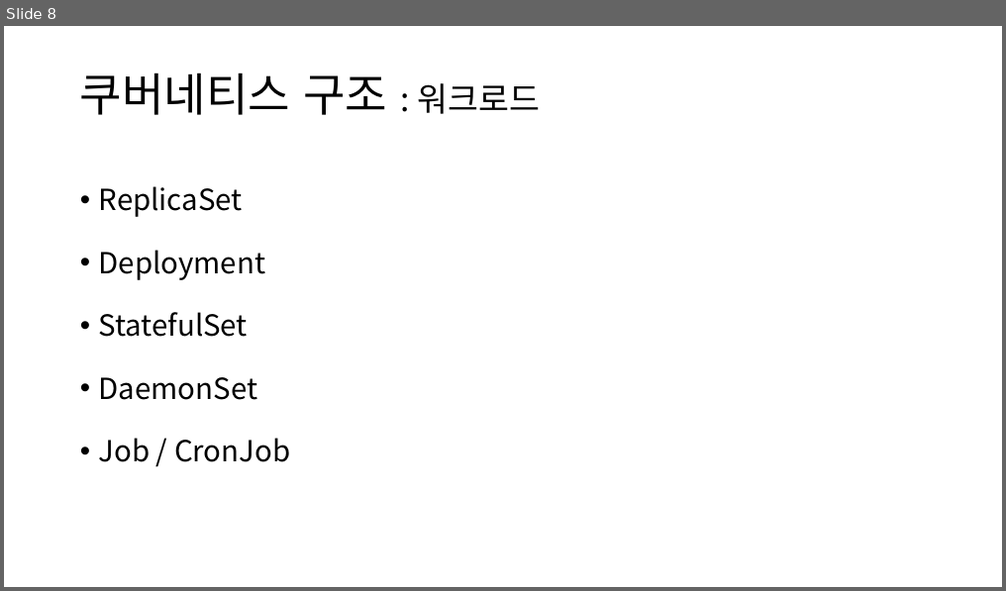
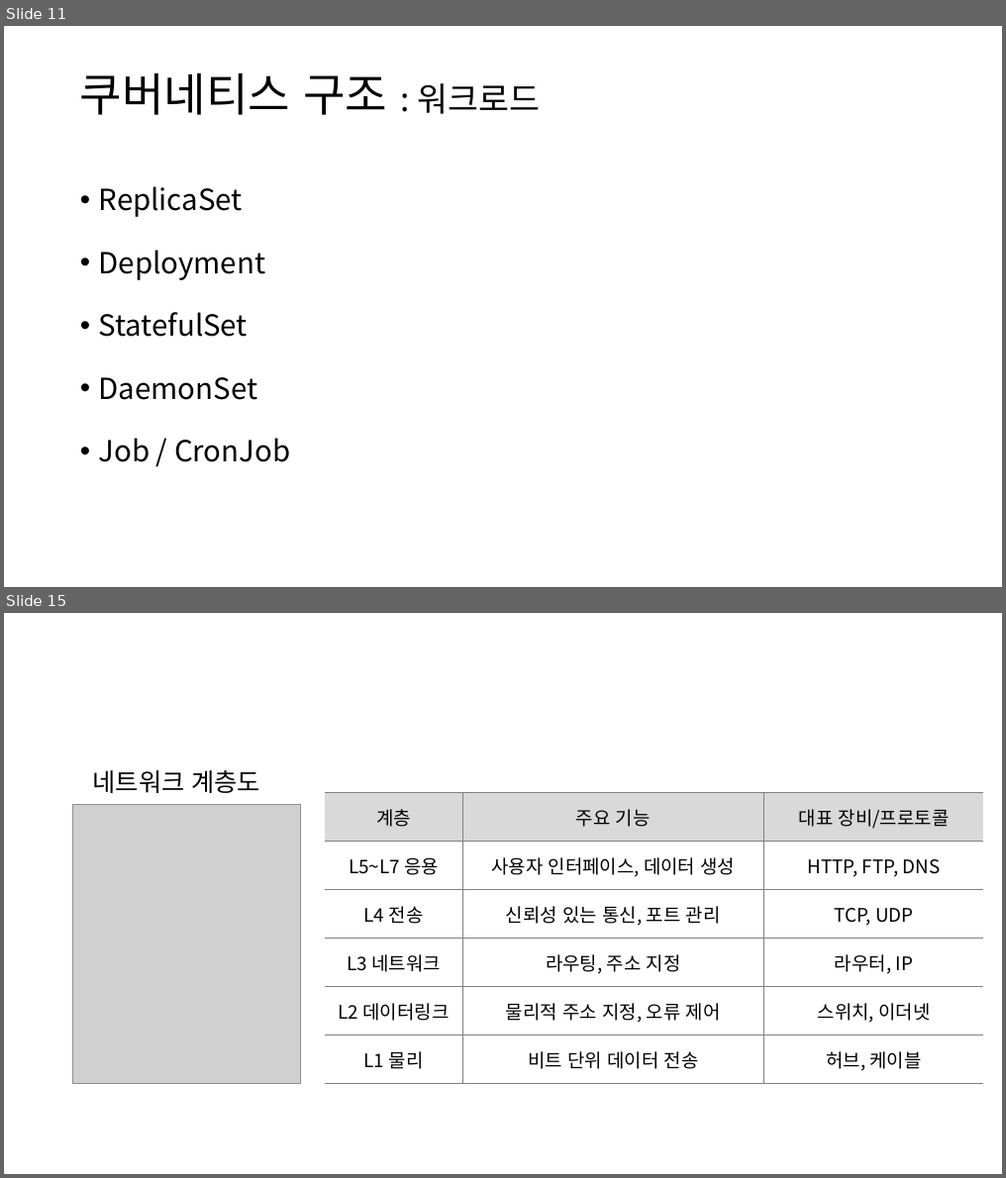
Before and after one commit to truthsj/ds4th_study, a slide deck: source/도커심화_한권으로_배우는_도커_&_쿠버네티스/ch07_쿠버네티스의 기본구조_wooseok.pptx. Shown one above the other, each under a label of ours: slide 8 before the commit, slides 11 and 15 after it; the slides between them are not shown. The pictures are 1006x591 and 1006x1178 pixels, drawn with LibreOffice and Linux fonts; fonts in the diff are those of the drawing; grey boxes stand for pictures; background and template pictures are left out. Boxes give left, top, right and bottom in pixels: in the first picture for what was removed or moved away, otherwise in the second. Text is boxed around its words. In the diff, an @@ line names an element or a change of style, - is before the commit and + after.

```diff
--- a/source/도커심화_한권으로_배우는_도커_&_쿠버네티스/ch07_쿠버네티스의 기본구조_wooseok.pptx
+++ b/source/도커심화_한권으로_배우는_도커_&_쿠버네티스/ch07_쿠버네티스의 기본구조_wooseok.pptx
@@ slide 15 added at (x1=4, y1=613, x2=1002, y2=1174), background #FFFFFF @@
@@ text added at (x1=93, y1=770, x2=261, y2=793), 24 pt, text #000000 @@
+네트워크 계층도
@@ picture added at (x1=73, y1=805, x2=300, y2=1084) @@
@@ table added at (x1=325, y1=792, x2=984, y2=1084), 6 rows, 3 columns @@
+계층 | 주요 기능 | 대표 장비/프로토콜
+L5~L7 응용 | 사용자 인터페이스, 데이터 생성 | HTTP, FTP, DNS
+L4 전송 | 신뢰성 있는 통신, 포트 관리 | TCP, UDP
+L3 네트워크 | 라우팅, 주소 지정 | 라우터, IP
+L2 데이터링크 | 물리적 주소 지정, 오류 제어 | 스위치, 이더넷
+L1 물리 | 비트 단위 데이터 전송 | 허브, 케이블
@@ what was slide 8 is now slide 11 @@
```
Also in this commit, not shown: 3 slides changed, 6 other slides added, 1 slide removed, 36 other files.
